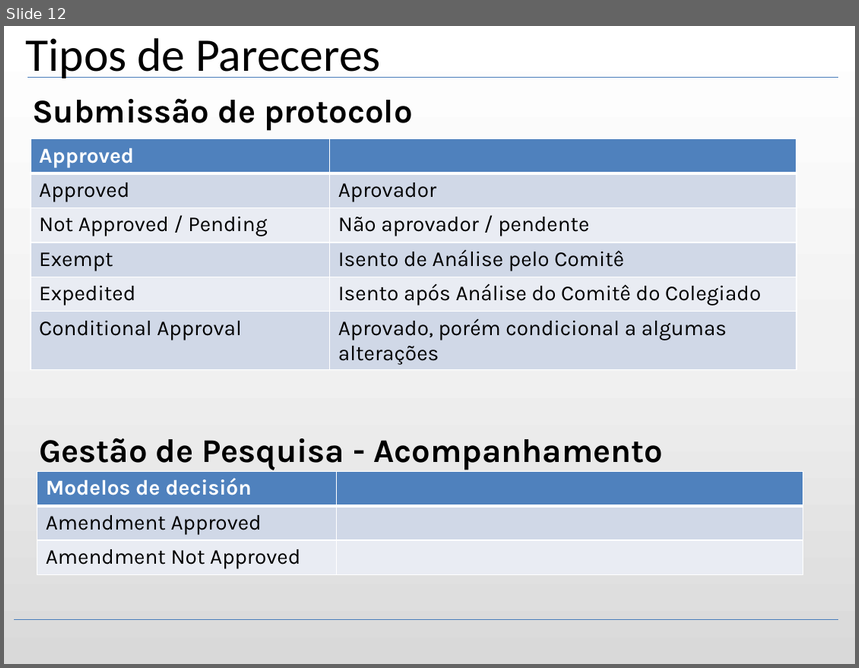
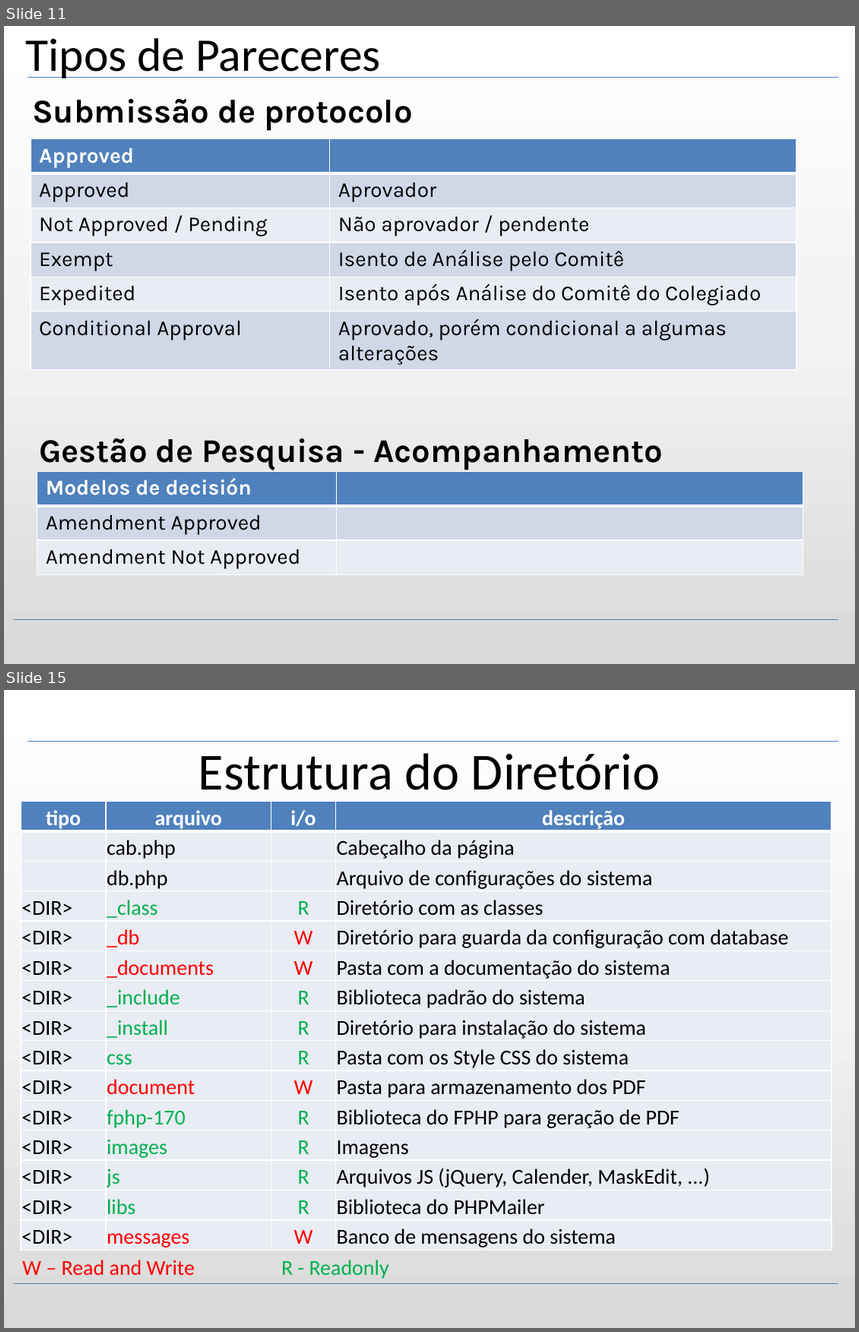
Before and after one commit to bireme/proethos, a slide deck: _documents/presentation/ProEthos - pt_BR - v0.14.52.pptx. Shown one above the other, each under a label of ours: slide 12 before the commit, slides 11 and 15 after it; the slides between them are not shown. The pictures are 859x668 and 859x1332 pixels, drawn with LibreOffice and Linux fonts; fonts in the diff are those of the drawing; background and template pictures are left out. Boxes give left, top, right and bottom in pixels: in the first picture for what was removed or moved away, otherwise in the second. Text is boxed around its words. In the diff, an @@ line names an element or a change of style, - is before the commit and + after.

```diff
--- a/_documents/presentation/ProEthos - pt_BR - v0.14.52.pptx
+++ b/_documents/presentation/ProEthos - pt_BR - v0.14.52.pptx
@@ slide 15 added at (x1=4, y1=690, x2=855, y2=1328), background gradient #FFFFFF to #F2F2F2 to #D9D9D9; not listed: 2 template elements that a slide beside it also shows @@
@@ title added at (x1=199, y1=753, x2=660, y2=790), 44 pt, text #000000 @@
+Estrutura do Diretório
@@ table added at (x1=21, y1=802, x2=833, y2=1251), 15 rows, 4 columns @@
+tipo | arquivo | i/o | descrição
+ | cab.php |  | Cabeçalho da página
+ | db.php |  | Arquivo de configurações do sistema
+<DIR> | _class | R | Diretório com as classes
+<DIR> | _db | W | Diretório para guarda da configuração com database
+<DIR> | _documents | W | Pasta com a documentação do sistema
+<DIR> | _include | R | Biblioteca padrão do sistema
+<DIR> | _install | R | Diretório para instalação do sistema
+<DIR> | css | R | Pasta com os Style CSS do sistema
+<DIR> | document | W | Pasta para armazenamento dos PDF
+<DIR> | fphp-170 | R | Biblioteca do FPHP para geração de PDF
+<DIR> | images | R | Imagens
+<DIR> | js | R | Arquivos JS (jQuery, Calender, MaskEdit, ...)
+<DIR> | libs | R | Biblioteca do PHPMailer
+<DIR> | messages | W | Banco de mensagens do sistema
@@ text added at (x1=22, y1=1260, x2=389, y2=1279), 18 pt, text #FF0000 @@
+W – Read and Write R - Readonly
@@ what was slide 12 is now slide 11 @@
```
Also in this commit, not shown: 6 slides changed, 22 other slides added, 2 slides removed, 6 other files.
